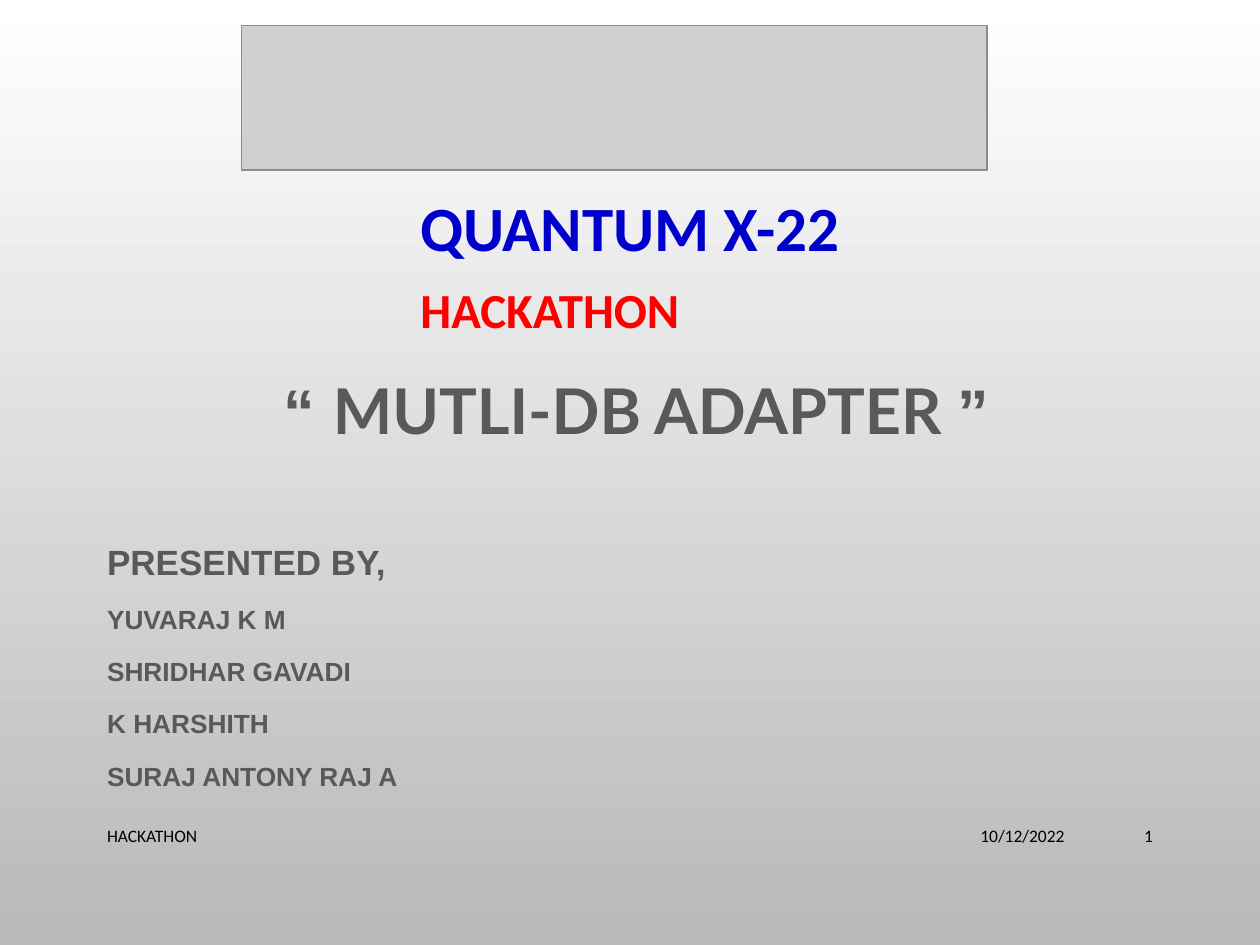
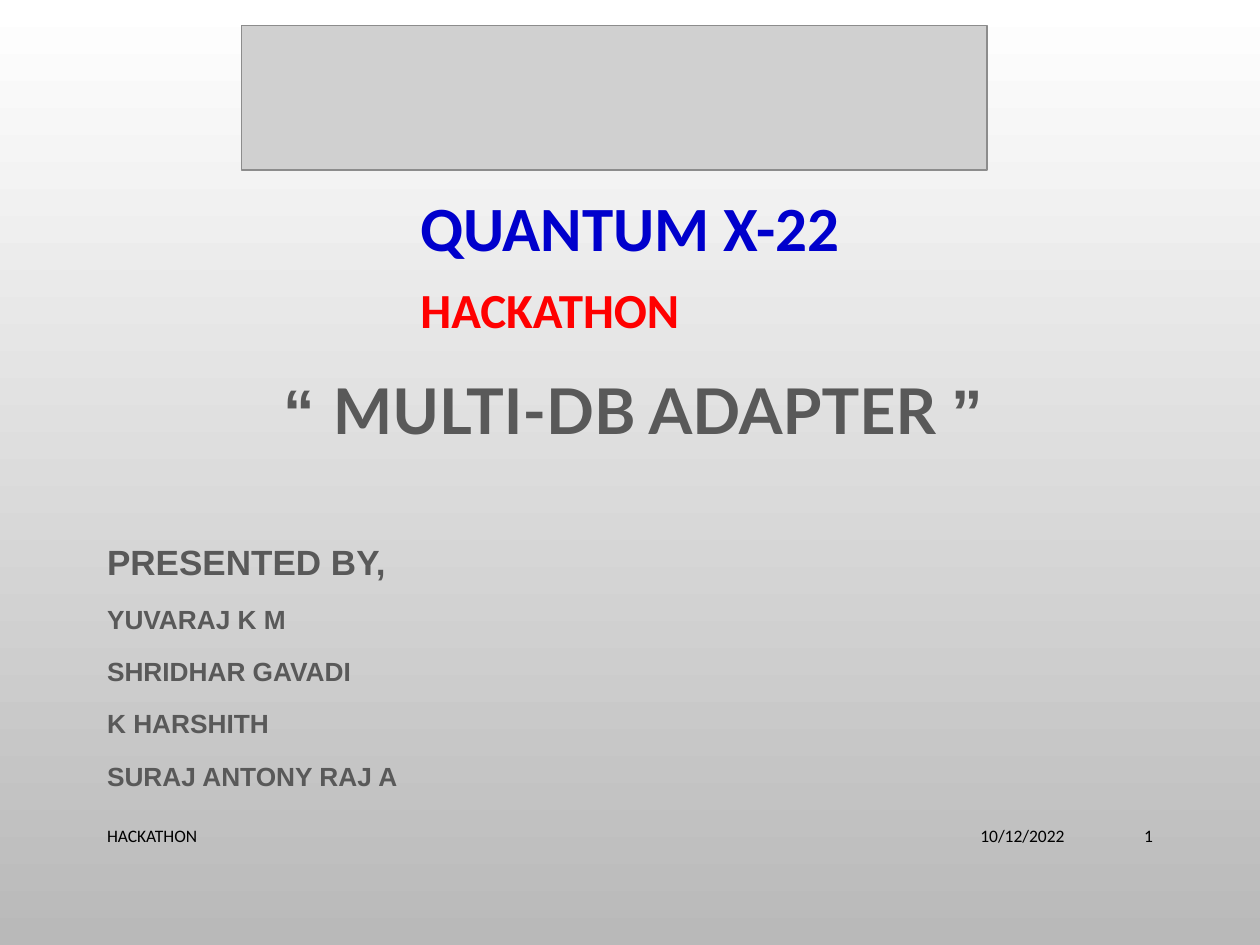
Before and after one commit to princeyuvi/multiDB-adaptor, a slide deck: slide 1 of HACKATHON.pptx. Drawn at 1260x945 pixels with LibreOffice and Linux fonts; fonts in the diff are those of the drawing; grey boxes stand for pictures; background and template pictures are left out. Boxes give left, top, right and bottom in pixels: in the first picture for what was removed or moved away, otherwise in the second. Text is boxed around its words. In the diff, an @@ line names an element or a change of style, - is before the commit and + after.

```diff
--- a/HACKATHON.pptx
+++ b/HACKATHON.pptx
@@ text at (333,388,936,435): text changed @@
-“ MUTLI-DB ADAPTER ”
+“ MULTI-DB ADAPTER ”
```
